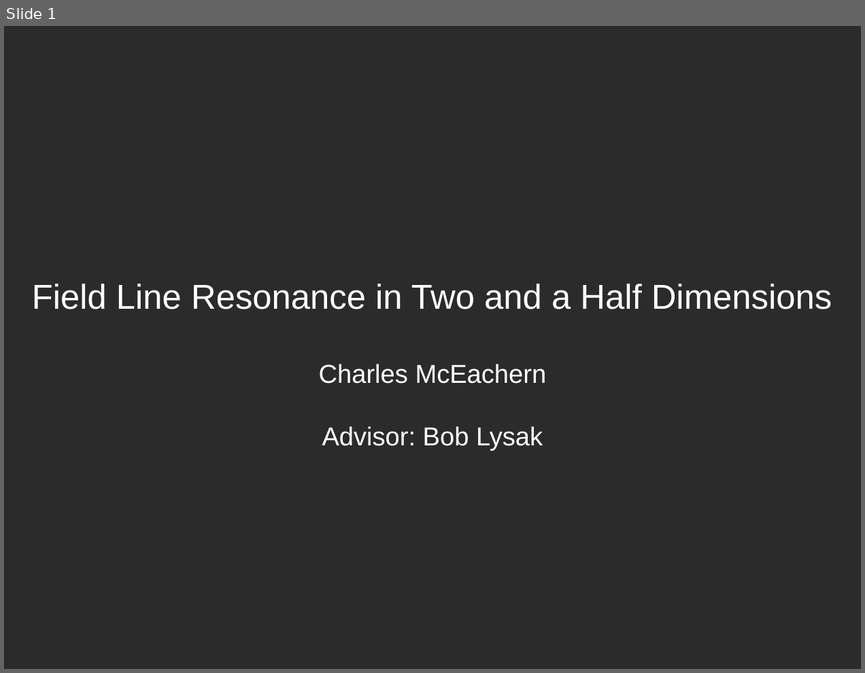
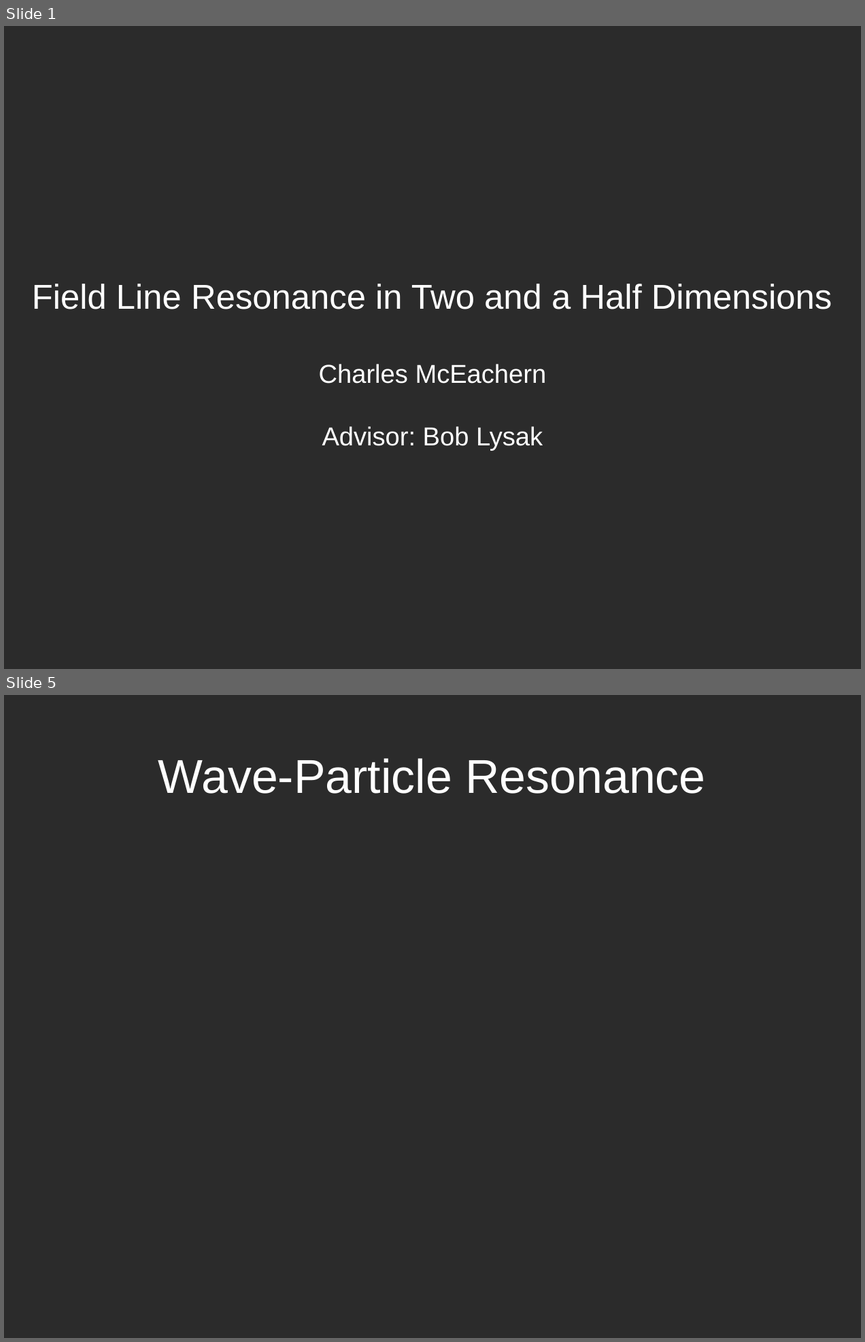
Before and after one commit to charles-uno/dissertation, a slide deck: talk/space_seminar_20160419.odp. Shown one above the other, each under a label of ours: slide 1 before the commit, slides 1 and 5 after it; the slides between them are not shown. The pictures are 865x673 and 865x1342 pixels, drawn with LibreOffice and Linux fonts; fonts in the diff are those of the drawing; background and template pictures are left out; a plain dark background stands for a picture behind light text. Boxes give left, top, right and bottom in pixels: in the first picture for what was removed or moved away, otherwise in the second. Text is boxed around its words. In the diff, an @@ line names an element or a change of style, - is before the commit and + after.

```diff
--- a/talk/space_seminar_20160419.odp
+++ b/talk/space_seminar_20160419.odp
@@ slide 5 added at (4, 695, 861, 1338), background picture (left out) @@
@@ title added at (158, 758, 705, 794), 44 pt, text #FFFFFF @@
+Wave-Particle Resonance
```
Also in this commit, not shown: 35 other slides added, 1 slide removed.
